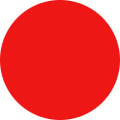
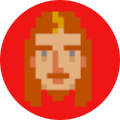
Two versions of the same layered image (120x120). Layer-by-layer changes:
added layer "Eingefügte Ebene" above "apple.png" over [24,11,93,107]
